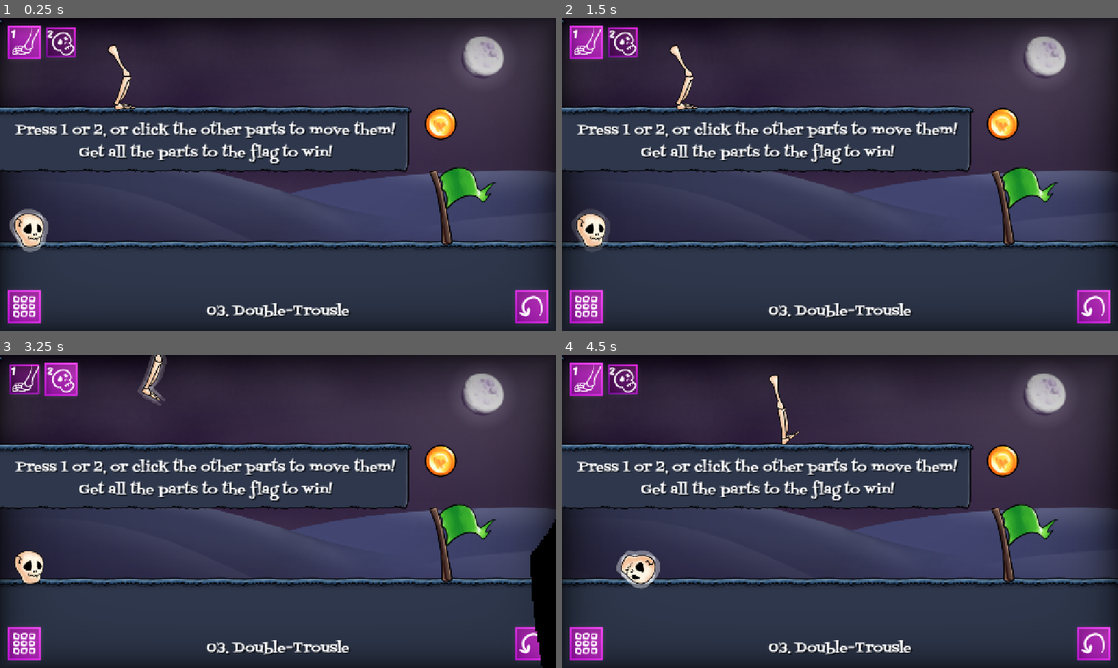
Above: before the commit, frames 1-4 (two rows, left to right).
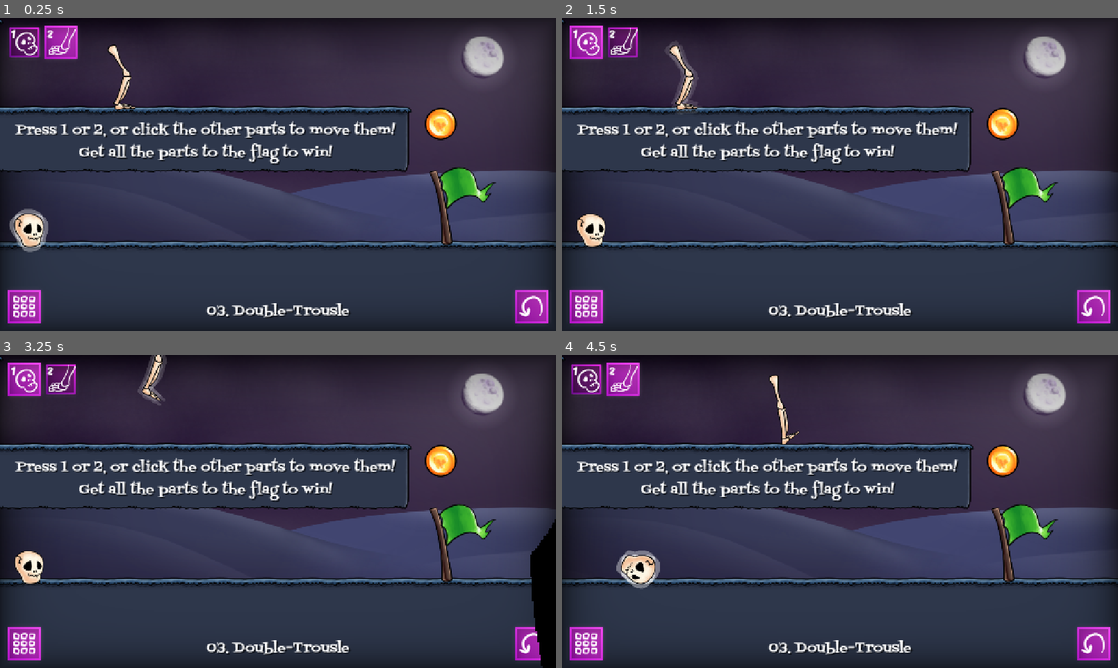
Above: after the commit, the same moments.

Repository: KettLovahr/ludum-dare-58
Game: Godot game, scene res://Scenes/Levels/Level3_V2.tscn
The game is run twice, just before and just after one commit, with the same random seed, the same clock (stepped at 60 frames per second) and the same inputs. This scene is started directly instead of the project's main scene. The engine's default icon, where the game draws it, is replaced by a stand-in: a white triangle on a blue panel in a dark square.
Inputs (mouse positions are in pixels of both pictures, inside the frame that each line leads up to):
- Up to frame 1 (0.25 s): no input
- Up to frame 2 (1.5 s): click "1" at 0.5 s; click "2" at 1.25 s
- Up to frame 3 (3.25 s): click "1" at 2 s; move the mouse to (122, 411) at 2.77 s; hold Right (move_right) from 2.78 s (still down); tap Space (move_action) at 2.85 s; click (122, 411) at 2.92 s; tap Up (move_up) at 3.02 s
- Up to frame 4 (4.5 s): move the mouse to (589, 567) at 3.52 s; tap Space (move_action) at 3.6, 4.35 s; click (589, 567) at 3.67 s; tap Up (move_up) at 3.77 s; move the mouse to (895, 442) at 4.27 s; release Right (move_right) at 4.28 s; hold Left (move_left) from 4.28 s (still down)

The runs differ from the first frame. In frame 1, 1.2% of the frame differs, in the area x 1-14%, y 2-14%; in frame 2, 1.1%; in frame 3, 1.2%; in frame 4, 1.2%.

Commit message:
Mais um nivel!!

Diff:
--- a/Scenes/Levels/Level3_V2.tscn
+++ b/Scenes/Levels/Level3_V2.tscn
@@ -62,11 +62,11 @@
 
 [node name="PlayerRoot" parent="." instance=ExtResource("4_40sop")]
 
+[node name="Skull" parent="PlayerRoot" instance=ExtResource("5_vtt3i")]
+position = Vector2(67, 472)
+
 [node name="Leg1" parent="PlayerRoot" instance=ExtResource("5_6l1cv")]
 position = Vector2(284, 149)
-
-[node name="Skull" parent="PlayerRoot" instance=ExtResource("5_vtt3i")]
-position = Vector2(67, 472)
 
 [node name="Ground1" type="NinePatchRect" parent="."]
 offset_left = -20.0
--- /dev/null
+++ b/Scenes/Levels/NinthCircle.tscn
@@ -0,0 +1,341 @@
+[gd_scene load_steps=24 format=3 uid="uid://bswvqoryr3agu"]
+
+[ext_resource type="Script" uid="uid://b5jtu2xxo8yqw" path="res://Scenes/Levels/LevelState.gd" id="1_yywk2"]
+[ext_resource type="Texture2D" uid="uid://hiff0j0fqt5r" path="res://Assets/Environment/Background.png" id="2_vupc5"]
+[ext_resource type="PackedScene" uid="uid://bajlrrg5f56a2" path="res://Scenes/Objects/Player/PlayerRoot.tscn" id="3_3ofb4"]
+[ext_resource type="PackedScene" uid="uid://bnichbfjk6ywa" path="res://Scenes/Objects/Player/Parts/Skull/Skull.tscn" id="4_d46ck"]
+[ext_resource type="PackedScene" uid="uid://ctvb2v4km3wmk" path="res://Scenes/Objects/Player/Parts/Arm/Arm.tscn" id="5_gtcup"]
+[ext_resource type="Texture2D" uid="uid://bnflm07rloebr" path="res://Assets/Environment/Grass.png" id="6_8cr23"]
+[ext_resource type="PackedScene" uid="uid://cvtr13jyty6h8" path="res://Scenes/Objects/Lever/Lever.tscn" id="7_lyhbf"]
+[ext_resource type="Texture2D" uid="uid://cru0s563eo1hi" path="res://Assets/Environment/Gate1.png" id="8_1xyla"]
+[ext_resource type="Script" uid="uid://copkvyjkqf2bk" path="res://Scenes/Objects/Gate/Gate.gd" id="9_ldv5t"]
+[ext_resource type="PackedScene" uid="uid://dum6w4upon77l" path="res://Scenes/Objects/Coin/Coin.tscn" id="10_6q3k0"]
+[ext_resource type="Texture2D" uid="uid://d2hybql55xxvh" path="res://Assets/Environment/Gate2.png" id="10_vupc5"]
+[ext_resource type="PackedScene" uid="uid://b3ye10a2hbdvu" path="res://Scenes/Objects/Flag/Flag.tscn" id="11_6ajit"]
+[ext_resource type="Texture2D" uid="uid://dlrav1pwdg8da" path="res://Assets/Interface/Vignette.png" id="12_pjv4e"]
+[ext_resource type="FontFile" uid="uid://cpa2mhplu6bvo" path="res://Assets/Fonts/FontdinerSwanky-Regular.ttf" id="13_4tdwh"]
+[ext_resource type="PackedScene" uid="uid://iarbdqegiejh" path="res://Scenes/Objects/Lever/BlueLever.tscn" id="15_3ofb4"]
+
+[sub_resource type="RectangleShape2D" id="RectangleShape2D_fsn6e"]
+size = Vector2(351, 44)
+
+[sub_resource type="RectangleShape2D" id="RectangleShape2D_8cr23"]
+size = Vector2(401, 44)
+
+[sub_resource type="RectangleShape2D" id="RectangleShape2D_d46ck"]
+size = Vector2(690, 44)
+
+[sub_resource type="RectangleShape2D" id="RectangleShape2D_68v1p"]
+size = Vector2(389, 186)
+
+[sub_resource type="RectangleShape2D" id="RectangleShape2D_gtcup"]
+size = Vector2(55, 449)
+
+[sub_resource type="RectangleShape2D" id="RectangleShape2D_3ofb4"]
+size = Vector2(386, 45)
+
+[sub_resource type="LabelSettings" id="LabelSettings_57lp3"]
+font = ExtResource("13_4tdwh")
+font_size = 32
+shadow_size = 0
+shadow_color = Color(0, 0, 0, 0.64705884)
+shadow_offset = Vector2(3, 3)
+
+[sub_resource type="RectangleShape2D" id="RectangleShape2D_ai8g5"]
+size = Vector2(76, 1272)
+
+[node name="Level" type="Node2D" node_paths=PackedStringArray("coin", "flag")]
+script = ExtResource("1_yywk2")
+target_time = 30.0
+coin = NodePath("Coin")
+flag = NodePath("Flag")
+
+[node name="CanvasLayer2" type="CanvasLayer" parent="."]
+layer = -1
+
+[node name="Background" type="Sprite2D" parent="CanvasLayer2"]
+position = Vector2(640, 360)
+texture = ExtResource("2_vupc5")
+metadata/_edit_lock_ = true
+
+[node name="PlayerRoot" parent="." instance=ExtResource("3_3ofb4")]
+
+[node name="Skull" parent="PlayerRoot" instance=ExtResource("4_d46ck")]
+position = Vector2(411, 37)
+
+[node name="Arm1" parent="PlayerRoot" instance=ExtResource("5_gtcup")]
+position = Vector2(533, 65)
+
+[node name="Arm2" parent="PlayerRoot" instance=ExtResource("5_gtcup")]
+position = Vector2(638, 65)
+
+[node name="RedGate" type="NinePatchRect" parent="."]
+offset_left = 328.0
+offset_top = 574.0
+offset_right = 681.0
+offset_bottom = 622.0
+texture = ExtResource("8_1xyla")
+patch_margin_left = 24
+patch_margin_top = 24
+patch_margin_right = 24
+patch_margin_bottom = 24
+axis_stretch_horizontal = 2
+axis_stretch_vertical = 2
+
+[node name="Triggerable" type="Node" parent="RedGate"]
+script = ExtResource("9_ldv5t")
+initial_active = true
+
+[node name="StaticBody2D" type="StaticBody2D" parent="RedGate"]
+
+[node name="CollisionShape2D" type="CollisionShape2D" parent="RedGate/StaticBody2D"]
+position = Vector2(176.5, 24)
+shape = SubResource("RectangleShape2D_fsn6e")
+
+[node name="RedGate2" type="NinePatchRect" parent="."]
+offset_left = 1020.0
+offset_top = 280.0
+offset_right = 1428.0
+offset_bottom = 328.0
+texture = ExtResource("8_1xyla")
+patch_margin_left = 24
+patch_margin_top = 24
+patch_margin_right = 24
+patch_margin_bottom = 24
+axis_stretch_horizontal = 2
+axis_stretch_vertical = 2
+
+[node name="Triggerable" type="Node" parent="RedGate2"]
+script = ExtResource("9_ldv5t")
+initial_active = true
+
+[node name="StaticBody2D" type="StaticBody2D" parent="RedGate2"]
+
+[node name="CollisionShape2D" type="CollisionShape2D" parent="RedGate2/StaticBody2D"]
+position = Vector2(203.5, 24)
+shape = SubResource("RectangleShape2D_8cr23")
+
+[node name="BlueGate" type="NinePatchRect" parent="."]
+offset_left = 679.0
+offset_top = 574.0
+offset_right = 1032.0
+offset_bottom = 622.0
+texture = ExtResource("10_vupc5")
+patch_margin_left = 24
+patch_margin_top = 24
+patch_margin_right = 24
+patch_margin_bottom = 24
+axis_stretch_horizontal = 2
+axis_stretch_vertical = 2
+
+[node name="Triggerable" type="Node" parent="BlueGate"]
+script = ExtResource("9_ldv5t")
+initial_active = true
+
+[node name="StaticBody2D" type="StaticBody2D" parent="BlueGate"]
+
+[node name="CollisionShape2D" type="CollisionShape2D" parent="BlueGate/StaticBody2D"]
+position = Vector2(176.5, 24)
+shape = SubResource("RectangleShape2D_fsn6e")
+
+[node name="RedGate3" type="NinePatchRect" parent="."]
+offset_left = 328.0
+offset_top = 78.0
+offset_right = 681.0
+offset_bottom = 126.0
+texture = ExtResource("8_1xyla")
+patch_margin_left = 24
+patch_margin_top = 24
+patch_margin_right = 24
+patch_margin_bottom = 24
+axis_stretch_horizontal = 2
+axis_stretch_vertical = 2
+
+[node name="Triggerable" type="Node" parent="RedGate3"]
+script = ExtResource("9_ldv5t")
+initial_active = true
+
+[node name="StaticBody2D" type="StaticBody2D" parent="RedGate3"]
+
+[node name="CollisionShape2D" type="CollisionShape2D" parent="RedGate3/StaticBody2D"]
+position = Vector2(176.5, 24)
+shape = SubResource("RectangleShape2D_fsn6e")
+
+[node name="BlueGate3" type="NinePatchRect" parent="."]
+offset_left = 679.0
+offset_top = 78.0
+offset_right = 1032.0
+offset_bottom = 126.0
+texture = ExtResource("10_vupc5")
+patch_margin_left = 24
+patch_margin_top = 24
+patch_margin_right = 24
+patch_margin_bottom = 24
+axis_stretch_horizontal = 2
+axis_stretch_vertical = 2
+
+[node name="Triggerable" type="Node" parent="BlueGate3"]
+script = ExtResource("9_ldv5t")
+initial_active = true
+
+[node name="StaticBody2D" type="StaticBody2D" parent="BlueGate3"]
+
+[node name="CollisionShape2D" type="CollisionShape2D" parent="BlueGate3/StaticBody2D"]
+position = Vector2(175.5, 24)
+shape = SubResource("RectangleShape2D_fsn6e")
+
+[node name="BlueGate2" type="NinePatchRect" parent="."]
+offset_left = 330.0
+offset_top = 280.0
+offset_right = 1024.0
+offset_bottom = 328.0
+texture = ExtResource("10_vupc5")
+patch_margin_left = 24
+patch_margin_top = 24
+patch_margin_right = 24
+patch_margin_bottom = 24
+axis_stretch_horizontal = 2
+axis_stretch_vertical = 2
+
+[node name="Triggerable" type="Node" parent="BlueGate2"]
+script = ExtResource("9_ldv5t")
+initial_active = true
+
+[node name="StaticBody2D" type="StaticBody2D" parent="BlueGate2"]
+
+[node name="CollisionShape2D" type="CollisionShape2D" parent="BlueGate2/StaticBody2D"]
+position = Vector2(347, 24)
+shape = SubResource("RectangleShape2D_d46ck")
+
+[node name="Ground1" type="NinePatchRect" parent="."]
+offset_left = -61.0
+offset_top = 571.0
+offset_right = 340.0
+offset_bottom = 774.0
+texture = ExtResource("6_8cr23")
+patch_margin_left = 24
+patch_margin_top = 30
+patch_margin_right = 24
+patch_margin_bottom = 24
+axis_stretch_horizontal = 2
+metadata/_edit_group_ = true
+
+[node name="StaticBody2D" type="StaticBody2D" parent="Ground1"]
+
+[node name="CollisionShape2D" type="CollisionShape2D" parent="Ground1/StaticBody2D"]
+position = Vector2(195, 98)
+shape = SubResource("RectangleShape2D_68v1p")
+
+[node name="Ground4" type="NinePatchRect" parent="."]
+offset_left = 268.0
+offset_top = -128.0
+offset_right = 343.0
+offset_bottom = 338.0
+texture = ExtResource("6_8cr23")
+patch_margin_left = 24
+patch_margin_top = 30
+patch_margin_right = 24
+patch_margin_bottom = 24
+axis_stretch_horizontal = 2
+metadata/_edit_group_ = true
+
+[node name="StaticBody2D" type="StaticBody2D" parent="Ground4"]
+
+[node name="CollisionShape2D" type="CollisionShape2D" parent="Ground4/StaticBody2D"]
+position = Vector2(36.5, 229.5)
+shape = SubResource("RectangleShape2D_gtcup")
+
+[node name="Ground2" type="NinePatchRect" parent="."]
+offset_left = 1021.0
+offset_top = 571.0
+offset_right = 1432.0
+offset_bottom = 774.0
+texture = ExtResource("6_8cr23")
+patch_margin_left = 24
+patch_margin_top = 30
+patch_margin_right = 24
+patch_margin_bottom = 24
+axis_stretch_horizontal = 2
+metadata/_edit_group_ = true
+
+[node name="StaticBody2D" type="StaticBody2D" parent="Ground2"]
+
+[node name="CollisionShape2D" type="CollisionShape2D" parent="Ground2/StaticBody2D"]
+position = Vector2(203.5, 98)
+shape = SubResource("RectangleShape2D_68v1p")
+
+[node name="Ground3" type="NinePatchRect" parent="."]
+offset_left = 1021.0
+offset_top = 75.0
+offset_right = 1440.0
+offset_bottom = 134.0
+texture = ExtResource("6_8cr23")
+patch_margin_left = 24
+patch_margin_top = 30
+patch_margin_right = 24
+patch_margin_bottom = 24
+axis_stretch_horizontal = 2
+metadata/_edit_group_ = true
+
+[node name="StaticBody2D" type="StaticBody2D" parent="Ground3"]
+
+[node name="CollisionShape2D" type="CollisionShape2D" parent="Ground3/StaticBody2D"]
+position = Vector2(202, 27.5)
+shape = SubResource("RectangleShape2D_3ofb4")
+
+[node name="Lever" parent="." node_paths=PackedStringArray("connected_items") instance=ExtResource("7_lyhbf")]
+position = Vector2(1150, 80)
+connected_items = [NodePath("../RedGate/Triggerable"), NodePath("../RedGate2/Triggerable"), NodePath("../RedGate3/Triggerable")]
+
+[node name="Coin" parent="." instance=ExtResource("10_6q3k0")]
+position = Vector2(856, 374)
+
+[node name="Flag" parent="." node_paths=PackedStringArray("player_root") instance=ExtResource("11_6ajit")]
+position = Vector2(71, 571)
+collision_layer = 2
+collision_mask = 2
+player_root = NodePath("../PlayerRoot")
+
+[node name="CanvasLayer" type="CanvasLayer" parent="."]
+
+[node name="Vignette" type="Sprite2D" parent="CanvasLayer"]
+position = Vector2(640, 360)
+texture = ExtResource("12_pjv4e")
+metadata/_edit_lock_ = true
+
+[node name="Label" type="Label" parent="."]
+anchors_preset = 7
+anchor_left = 0.5
+anchor_top = 1.0
+anchor_right = 0.5
+anchor_bottom = 1.0
+offset_top = 650.0
+offset_right = 1280.0
+offset_bottom = 699.0
+grow_horizontal = 2
+grow_vertical = 0
+text = "07. The Ninth Circle"
+label_settings = SubResource("LabelSettings_57lp3")
+horizontal_alignment = 1
+
+[node name="StaticBody2D" type="StaticBody2D" parent="."]
+position = Vector2(-75, -353)
+
+[node name="CollisionShape2D" type="CollisionShape2D" parent="StaticBody2D"]
+position = Vector2(7, 641)
+shape = SubResource("RectangleShape2D_ai8g5")
+
+[node name="StaticBody2D2" type="StaticBody2D" parent="."]
+position = Vector2(1279, -333)
+
+[node name="CollisionShape2D" type="CollisionShape2D" parent="StaticBody2D2"]
+position = Vector2(159, 561)
+shape = SubResource("RectangleShape2D_ai8g5")
+
+[node name="Lever2" parent="." node_paths=PackedStringArray("connected_items") instance=ExtResource("15_3ofb4")]
+position = Vector2(1155, 576)
+connected_items = [NodePath("../BlueGate/Triggerable"), NodePath("../BlueGate3/Triggerable"), NodePath("../BlueGate2/Triggerable")]
+
+[node name="Camera2D" type="Camera2D" parent="."]
+position = Vector2(685, 308)
+zoom = Vector2(0.88, 0.88)
